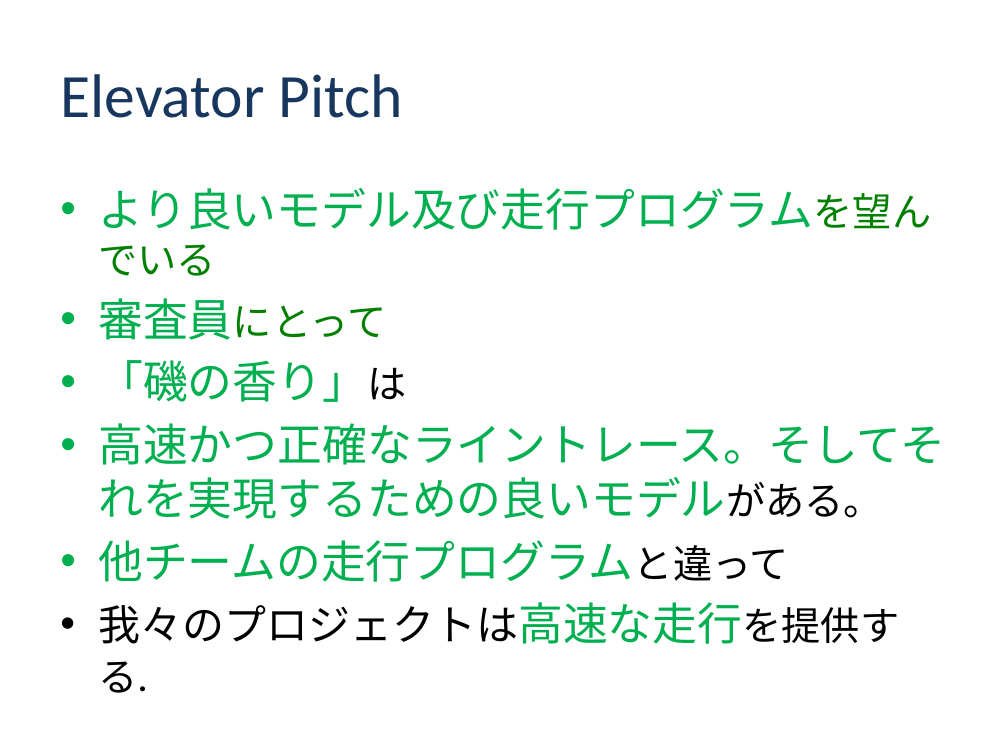
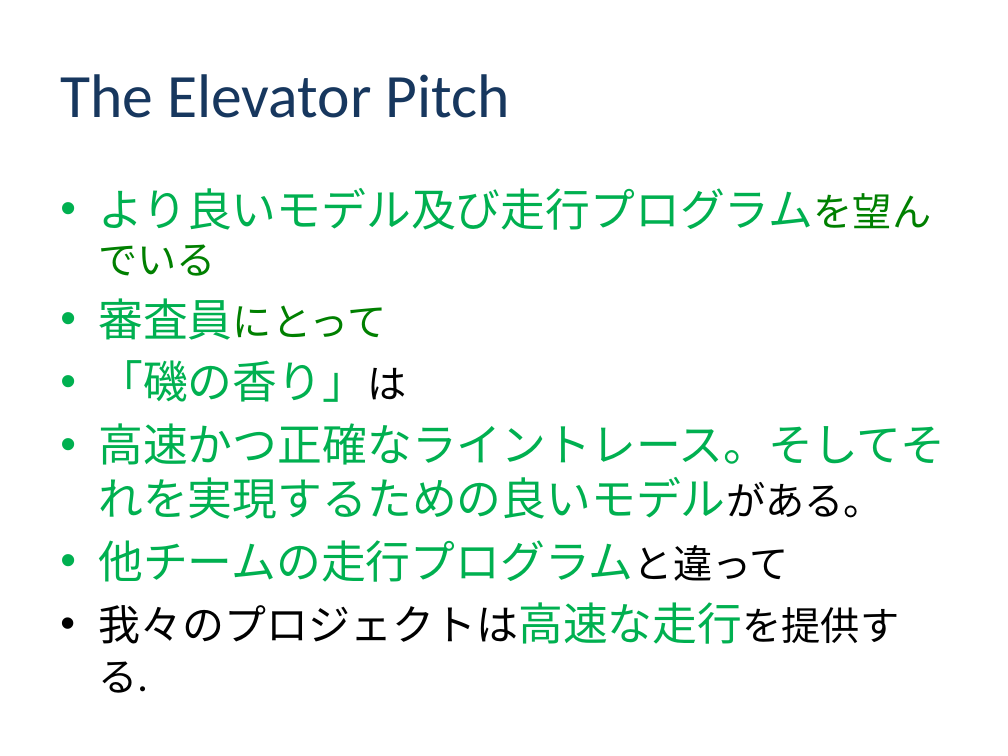
Before and after one commit to class-snct-rikitakelab/e-konbu2012, a slide deck: slide 3 of Inception Deck -E-konbu-.pptx. Drawn at 1008x756 pixels with LibreOffice and Linux fonts; fonts in the diff are those of the drawing; background and template pictures are left out. Boxes give left, top, right and bottom in pixels: in the first picture for what was removed or moved away, otherwise in the second. Text is boxed around its words. In the diff, an @@ line names an element or a change of style, - is before the commit and + after.

```diff
--- a/Inception Deck -E-konbu-.pptx
+++ b/Inception Deck -E-konbu-.pptx
@@ title at box(60, 74, 510, 118): text changed @@
-Elevator Pitch
+The Elevator Pitch
```
Also in this commit, not shown: 11 other slides changed, 1 slide added, 3 other files.
